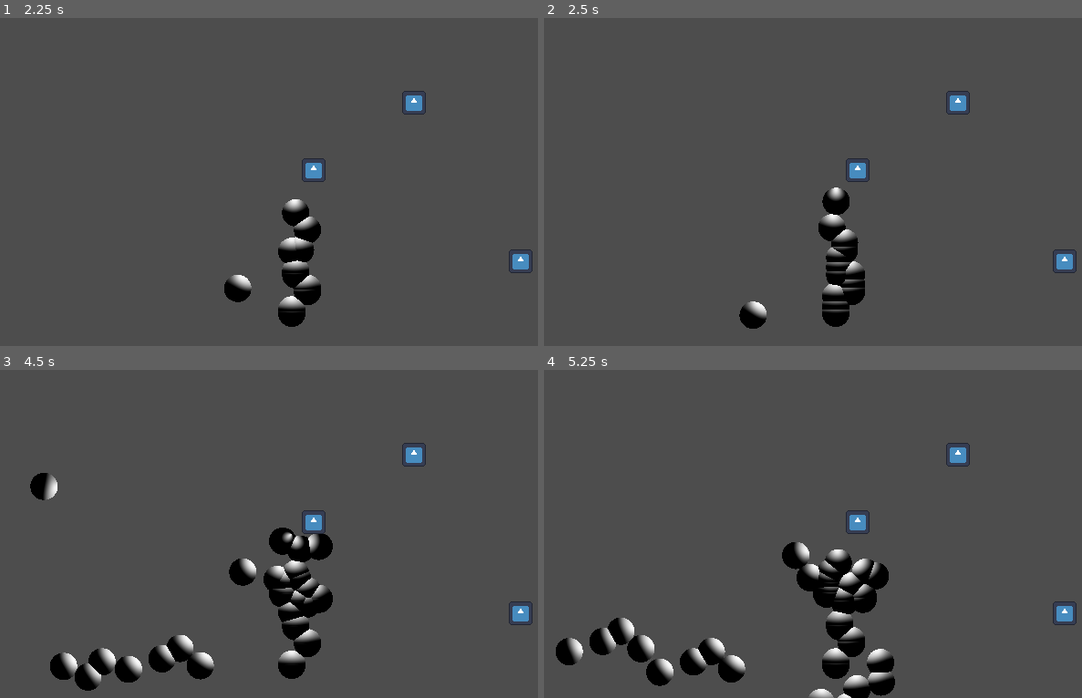
Above: before the commit, frames 1-4 (two rows, left to right).
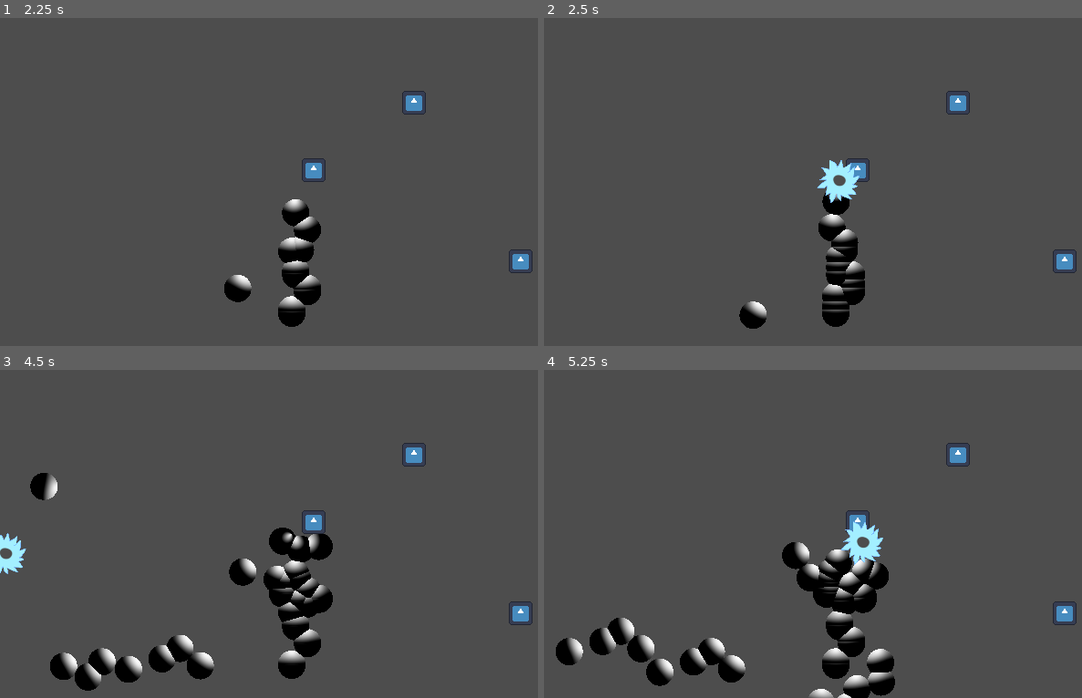
Above: after the commit, the same moments.

Repository: Raattis/ggj25
Game: Godot game, scene res://riku/maailma.tscn
Two runs of this game, one before a commit and one after it. Both use one fixed random seed, a clock stepped at 60 frames per second and the inputs below. The engine's default icon, where the game draws it, is replaced by a stand-in: a white triangle on a blue panel in a dark square.
Inputs (mouse positions are in pixels of both pictures, inside the frame that each line leads up to):
- Up to frame 1 (2.25 s): tap Enter at 0.5 s; move the mouse to (419, 165) at 0.52 s; hold Space (launch) 0.53-1.28 s; click (419, 165) at 0.67 s; move the mouse to (177, 198) at 1.27 s; click (177, 198) at 1.35 s; move the mouse to (349, 109) at 2.02 s; hold Space (launch) from 2.03 s (still down); click (349, 109) at 2.17 s
- Up to frame 2 (2.5 s): keep holding Space (launch)
- Up to frame 3 (4.5 s): move the mouse to (263, 599) at 2.77 s; release Space (launch) at 2.78 s; click (263, 599) at 2.85 s; move the mouse to (468, 583) at 3.52 s; hold Space (launch) 3.53-4.28 s; click (468, 583) at 3.67 s; move the mouse to (118, 484) at 4.27 s; click (118, 484) at 4.35 s
- Up to frame 4 (5.25 s): move the mouse to (866, 534) at 5.02 s; hold Space (launch) from 5.03 s (still down); click (866, 534) at 5.17 s

Frame 1 is identical in both runs. In frame 2, 0.5% of the frame differs, in the area x 50-59%, y 43-57%; in frame 3, 0.4%; in frame 4, 0.5%, in the area x 55-64%, y 46-60%.

Commit message:
poksuu perkele!!

Diff:
--- a/godot-project/riku/cluster.gd
+++ b/godot-project/riku/cluster.gd
@@ -2,11 +2,17 @@
 extends RigidBody2D
 
 var impulse_cooldown := 0.0
-
+const POKS = preload("res://vesa/poks.tscn")
 func _process(delta: float):
 	impulse_cooldown -= delta
 	if global_position.length() > 10000:
 		queue_free()
+
+func pop(pop_position: Vector2):
+	var effekti = POKS.instantiate()
+	get_parent().add_child(effekti)
+	effekti.global_position = pop_position
+
 
 func _integrate_forces(state: PhysicsDirectBodyState2D):
 	if impulse_cooldown < 0.0 and state.get_contact_count() > 0:
@@ -26,6 +32,7 @@
 				closest_dist = dist
 				closest_pos = child.global_position
 		closest.queue_free() # TODO: Pop effect
+		pop(closest_pos)
 		apply_impulse((pos - closest_pos).normalized() * -300.0, pos)
 		impulse_cooldown = 0.1
 
--- a/godot-project/riku/maailma.tscn
+++ b/godot-project/riku/maailma.tscn
@@ -7,6 +7,8 @@
 [ext_resource type="PackedScene" uid="uid://xjwqtpiaaa4o" path="res://riku/piikki.tscn" id="4_h4tqo"]
 [ext_resource type="PackedScene" uid="uid://dagu8ijc37k04" path="res://riku/death_plane.tscn" id="5_1f6c8"]
 [ext_resource type="PackedScene" uid="uid://c1iba0jrj8j7w" path="res://riku/win_plane.tscn" id="6_1f6c8"]
+[ext_resource type="PackedScene" uid="uid://pibjdynkpeer" path="res://vesa/poks.tscn" id="8_w20kg"]
+[ext_resource type="Script" uid="uid://dyaqvlmr7vuad" path="res://vesa/poks.gd" id="9_3c7bh"]
 
 [node name="maailma" type="Node2D"]
 
@@ -57,4 +59,9 @@
 [node name="kursori" parent="." instance=ExtResource("1_c3fsg")]
 position = Vector2(378, -80)
 
+[node name="poks" parent="." instance=ExtResource("8_w20kg")]
+visible = false
+position = Vector2(572, 590)
+script = ExtResource("9_3c7bh")
+
 [connection signal="body_entered" from="cluster" to="cluster" method="_on_body_entered"]
--- /dev/null
+++ b/godot-project/vesa/poks.gd
@@ -0,0 +1,13 @@
+extends Sprite2D
+var passed_time = 0
+var duration = 0.05;
+var frame_duration = duration / 4;
+func _ready():
+	pass
+
+func _process(delta: float):
+	passed_time += delta;
+	frame = passed_time / frame_duration;
+	if passed_time > duration:
+		queue_free();;;;;
+	pass
--- /dev/null
+++ b/godot-project/vesa/poks.tscn
@@ -0,0 +1,11 @@
+[gd_scene load_steps=3 format=3 uid="uid://pibjdynkpeer"]
+
+[ext_resource type="Texture2D" uid="uid://c4kiht3yqvrsi" path="res://poks.png" id="1_yydfh"]
+[ext_resource type="Script" uid="uid://dyaqvlmr7vuad" path="res://vesa/poks.gd" id="2_gmuju"]
+
+[node name="poks" type="Sprite2D"]
+scale = Vector2(0.1, 0.1)
+texture = ExtResource("1_yydfh")
+hframes = 2
+vframes = 2
+script = ExtResource("2_gmuju")
Binary file added: godot-project/poks.png
Not shown, added: godot-project/poks.png.import
Not shown: 1 places in godot-project/riku/maailma.tscn that only renumber resources
Not shown, added: godot-project/vesa/poks.gd.uid
Not shown, added: ggj2025/poks.png
